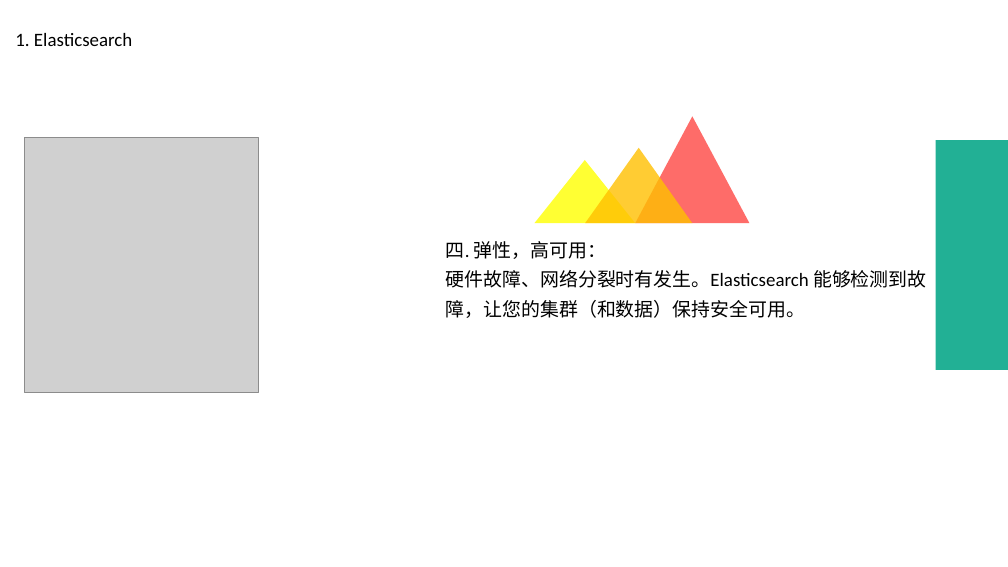
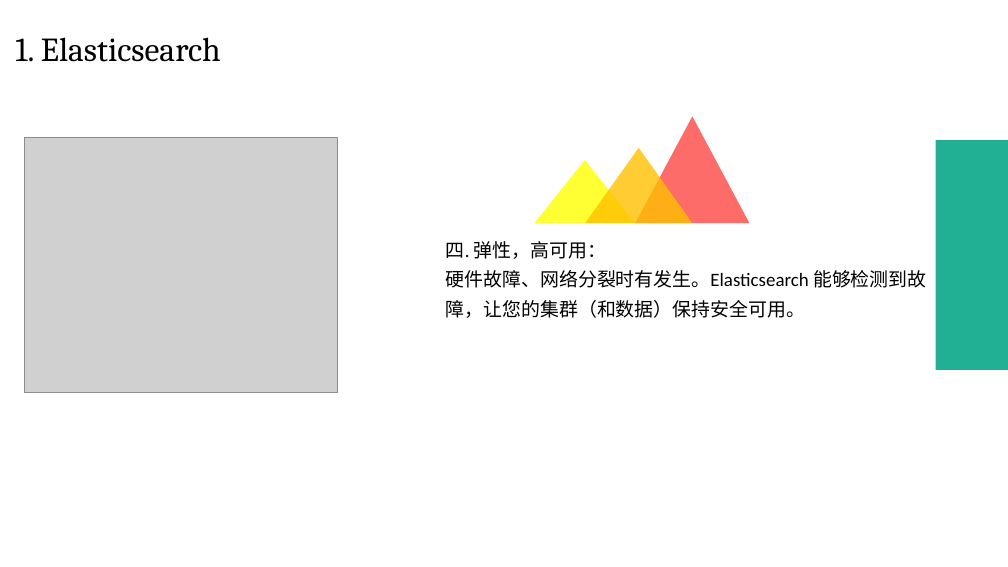
Before and after one commit to 1991lin/Documents, a slide deck: slide 7 of ELK.pptx. Drawn at 1008x567 pixels with LibreOffice and Linux fonts; fonts in the diff are those of the drawing; grey boxes stand for pictures. Boxes give left, top, right and bottom in pixels: in the first picture for what was removed or moved away, otherwise in the second. Text is boxed around its words. In the diff, an @@ line names an element or a change of style, - is before the commit and + after.

```diff
--- a/ELK.pptx
+++ b/ELK.pptx
@@ text "1. Elasticsearch" at [15, 37, 221, 62]: size 18 to 32 pt, font Calibri to Cambria @@
@@ picture: place and size @@
-picture at [25, 138, 259, 392]
+picture at [25, 138, 338, 392]
```
Also in this commit, not shown: 16 other slides changed.
